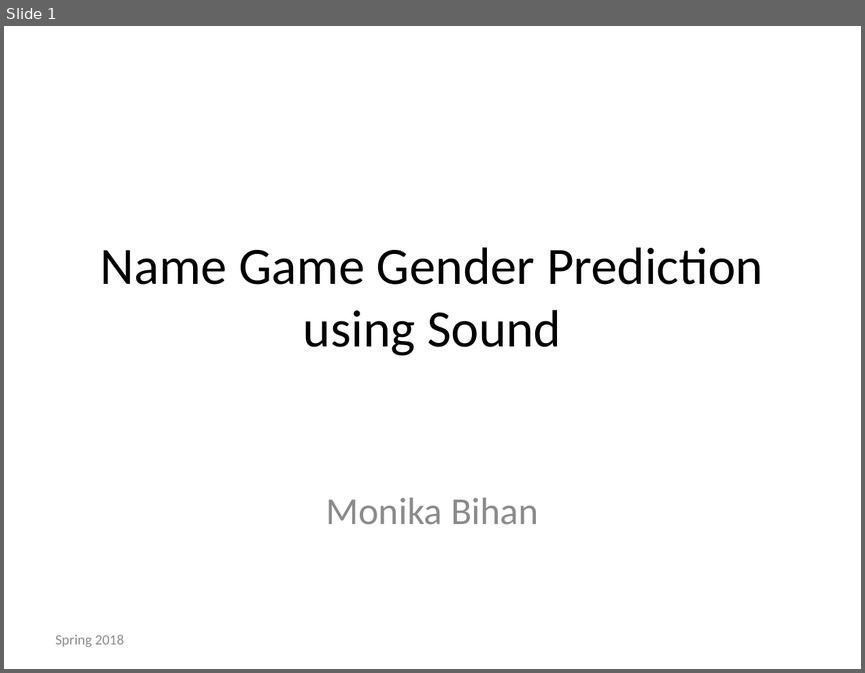
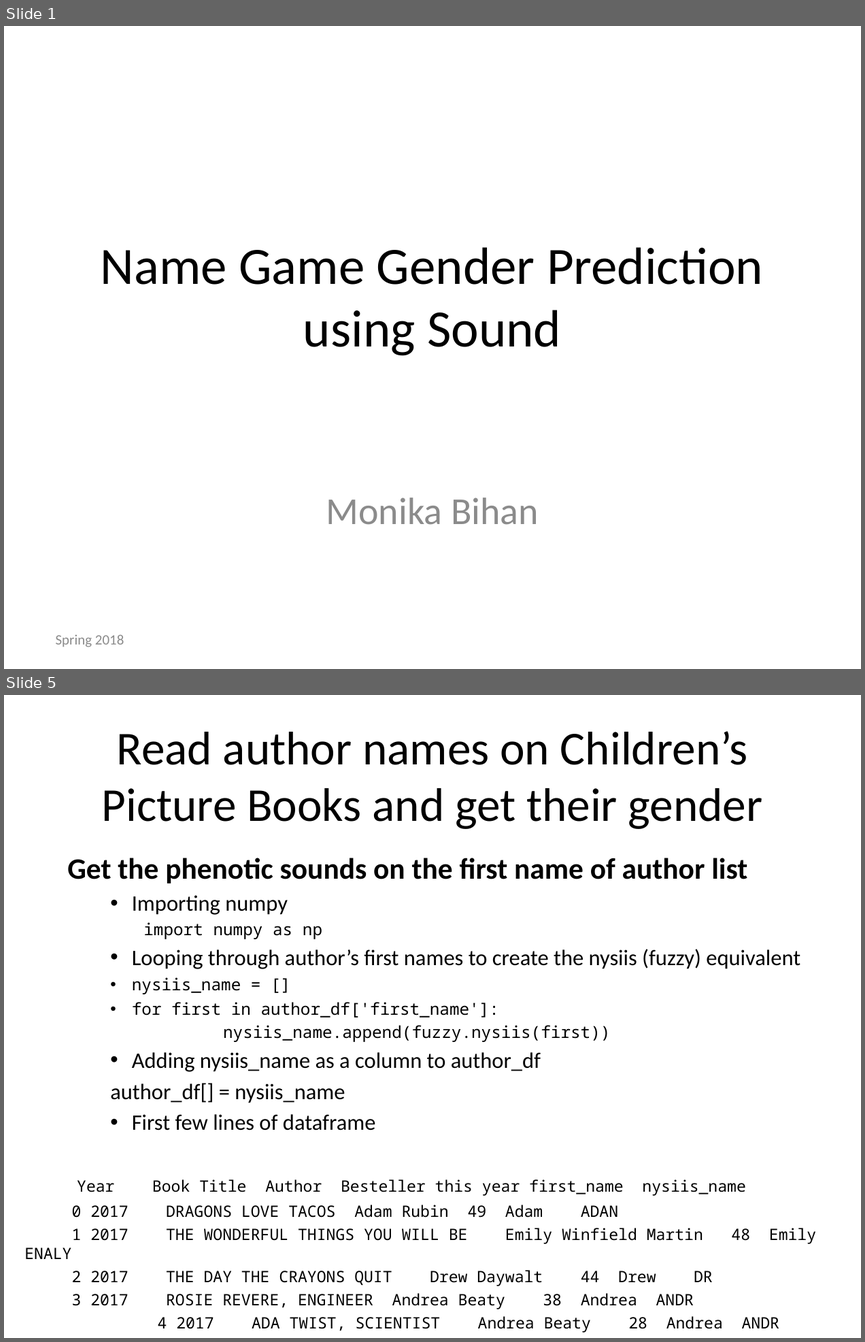
Before and after one commit to mbihan/biof309_spring2018_project1, a slide deck: Name_Game__Gender_Prediction_using_Sound/NGGPUS.pptx. Shown one above the other, each under a label of ours: slide 1 before the commit, slides 1 and 5 after it; the slides between them are not shown. The pictures are 865x673 and 865x1342 pixels, drawn with LibreOffice and Linux fonts; fonts in the diff are those of the drawing. Boxes give left, top, right and bottom in pixels: in the first picture for what was removed or moved away, otherwise in the second. Text is boxed around its words. In the diff, an @@ line names an element or a change of style, - is before the commit and + after.

```diff
--- a/Name_Game__Gender_Prediction_using_Sound/NGGPUS.pptx
+++ b/Name_Game__Gender_Prediction_using_Sound/NGGPUS.pptx
@@ slide 5 added at [4,695,861,1338], background #FFFFFF @@
@@ title added at [102,731,763,829], 39.6 pt, text #000000 @@
+Read author names on Children’s Picture Books and get their gender
@@ text added at [67,858,800,1332], 13.2 pt, text #000000 @@
+Get the phenotic sounds on the first name of author list
+    • Importing numpy
+import numpy as np
+    • Looping through author’s first names to create the nysiis (fuzzy) equivalent
+nysiis_name = []
+for first in author_df['first_name']:
+nysiis_name.append(fuzzy.nysiis(first))
+    • Adding nysiis_name as a column to author_df
+    author_df[] = nysiis_name
+    • First few lines of dataframe
+    Year Book Title Author Besteller this year first_name nysiis_name
+    0 2017 DRAGONS LOVE TACOS Adam Rubin 49 Adam ADAN
+    1 2017 THE WONDERFUL THINGS YOU WILL BE Emily Winfield Martin 48 Emily ENALY
+    2 2017 THE DAY THE CRAYONS QUIT Drew Daywalt 44 Drew DR
+    3 2017 ROSIE REVERE, ENGINEER Andrea Beaty 38 Andrea ANDR
+    4 2017 ADA TWIST, SCIENTIST Andrea Beaty 28 Andrea ANDR
```
Also in this commit, not shown: 8 slides changed, 3 other slides added, 2 slides removed, 3 other files.
